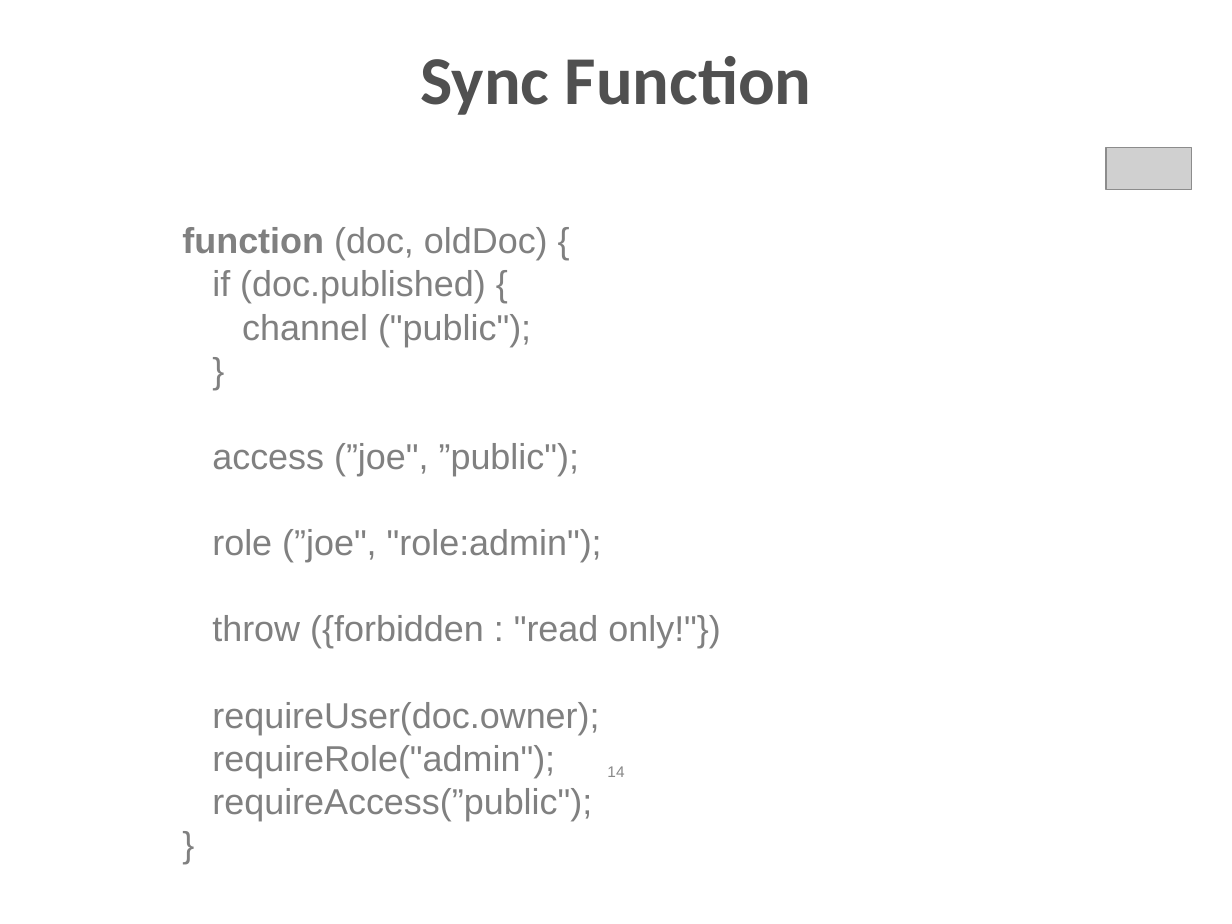
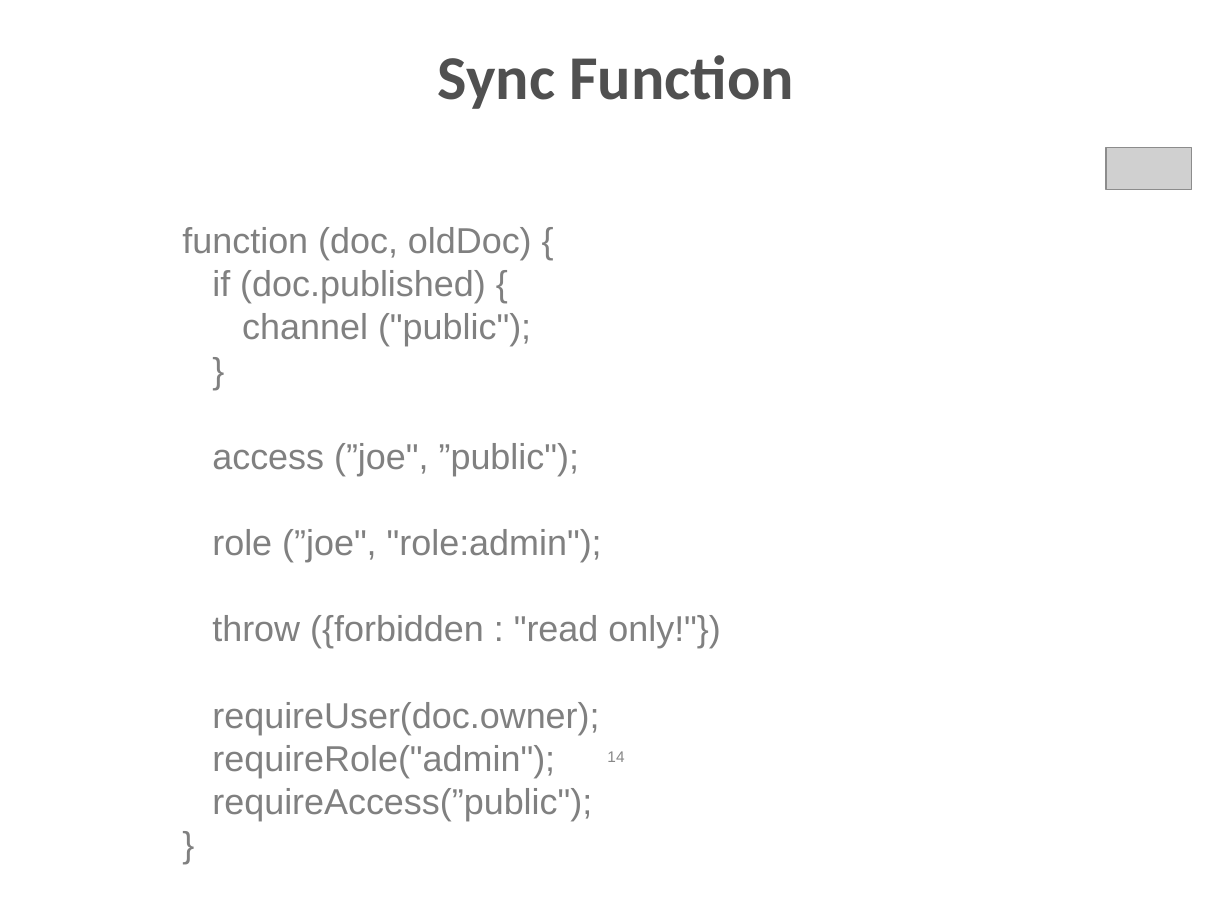
Before and after one commit to subalakr/workshop, a slide deck: slide 14 of mobile/presentations/IntroductionToSyncGateway.pptx. Drawn at 1232x924 pixels with LibreOffice and Linux fonts; fonts in the diff are those of the drawing; grey boxes stand for pictures. Boxes give left, top, right and bottom in pixels: in the first picture for what was removed or moved away, otherwise in the second. Text is boxed around its words. In the diff, an @@ line names an element or a change of style, - is before the commit and + after.

```diff
--- a/mobile/presentations/IntroductionToSyncGateway.pptx
+++ b/mobile/presentations/IntroductionToSyncGateway.pptx
@@ title "Sync Function" at (438, 55, 794, 109): size 40 to 36.4 pt @@
@@ text at (182, 227, 532, 260): bold off in "function" @@
@@ page number: place and size @@
-page number at (607, 766, 624, 777)
+page number at (607, 751, 624, 762)
```
Also in this commit, not shown: 16 other slides changed, 1 slide added.
